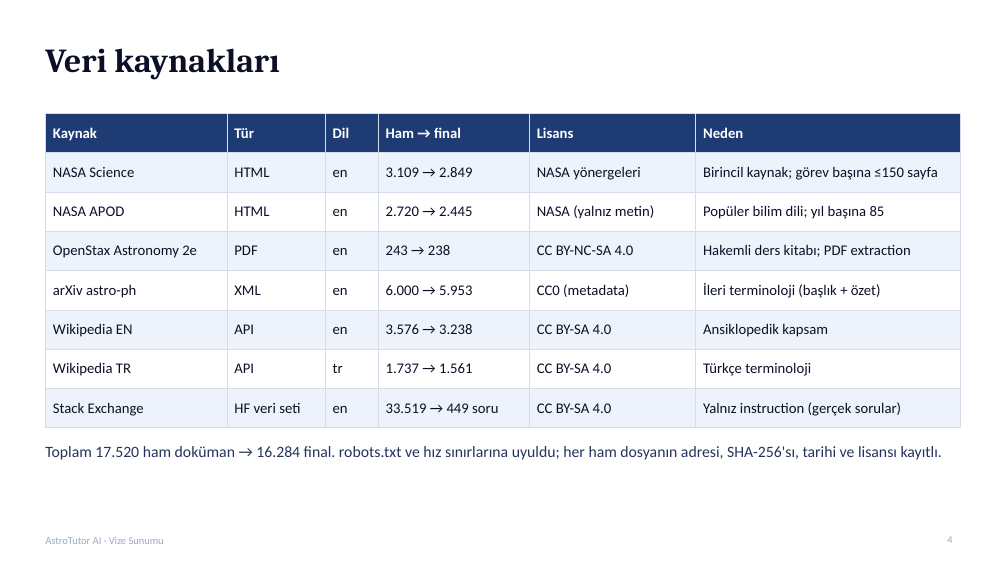
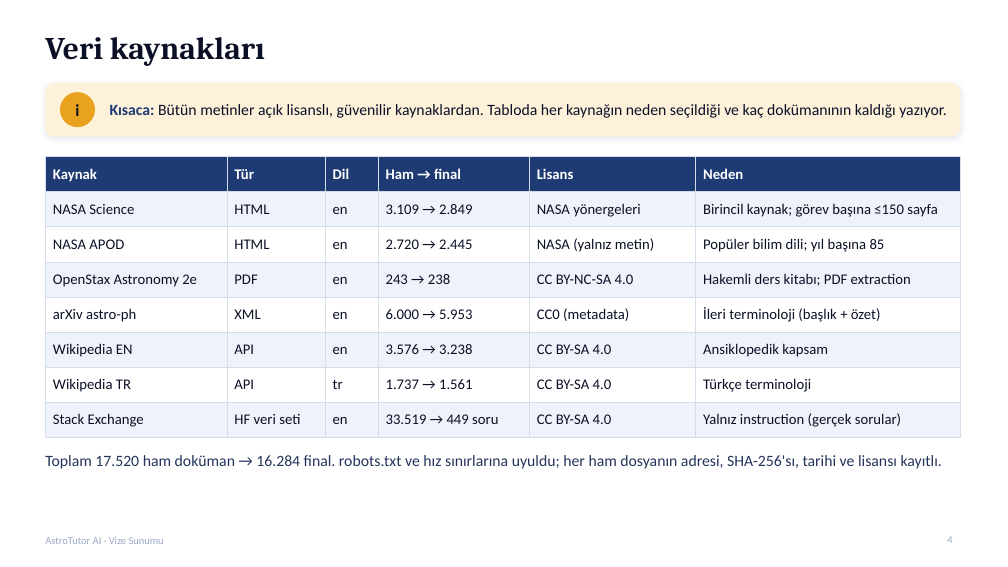
Before and after one commit to gedag/AstroTutor-AI, a slide deck: slide 4 of reports/AstroTutor_AI_Vize_Sunumu.pptx. Drawn at 1008x567 pixels with LibreOffice and Linux fonts; fonts in the diff are those of the drawing. Boxes give left, top, right and bottom in pixels: in the first picture for what was removed or moved away, otherwise in the second. Text is boxed around its words. In the diff, an @@ line names an element or a change of style, - is before the commit and + after.

Commit message:
Sunum: her slayta 'Kısaca' bandı ve Instruction v1.1 slaytı eklendi (17 slayt), taslak güncellendi

```diff
--- a/reports/AstroTutor_AI_Vize_Sunumu.pptx
+++ b/reports/AstroTutor_AI_Vize_Sunumu.pptx
@@ title "Veri kaynakları" moved from (x1=45, y1=48, x2=279, y2=80) to (x1=45, y1=37, x2=265, y2=66) @@
@@ title "Veri kaynakları" at (x1=45, y1=37, x2=265, y2=66): size 32 to 30 pt @@
@@ rounded rectangle added at (x1=45, y1=83, x2=960, y2=136), fill #FDF1DA, outline #FDF1DA 1 pt @@
@@ ellipse added at (x1=60, y1=93, x2=95, y2=127), fill #E8A21E, outline #E8A21E 1 pt @@
@@ text added at (x1=75, y1=104, x2=79, y2=116), 16 pt, text #0B1026, bold @@
+i
@@ text added at (x1=110, y1=104, x2=946, y2=118), 15 pt, text #0B1026 @@
+Kısaca: Bütün metinler açık lisanslı, güvenilir kaynaklardan. Tabloda her kaynağın neden seçildiği ve kaç dokümanının kaldığı yazıyor.
@@ table resized from (x1=45, y1=113, x2=960, y2=420) to (x1=45, y1=157, x2=960, y2=431) @@
@@ text "Toplam 17.520 ham doküman → ..." moved from (x1=45, y1=446, x2=942, y2=460) to (x1=45, y1=455, x2=942, y2=469) @@
```
Also in this commit, not shown: 14 other slides changed, 1 slide added, 2 other files.
